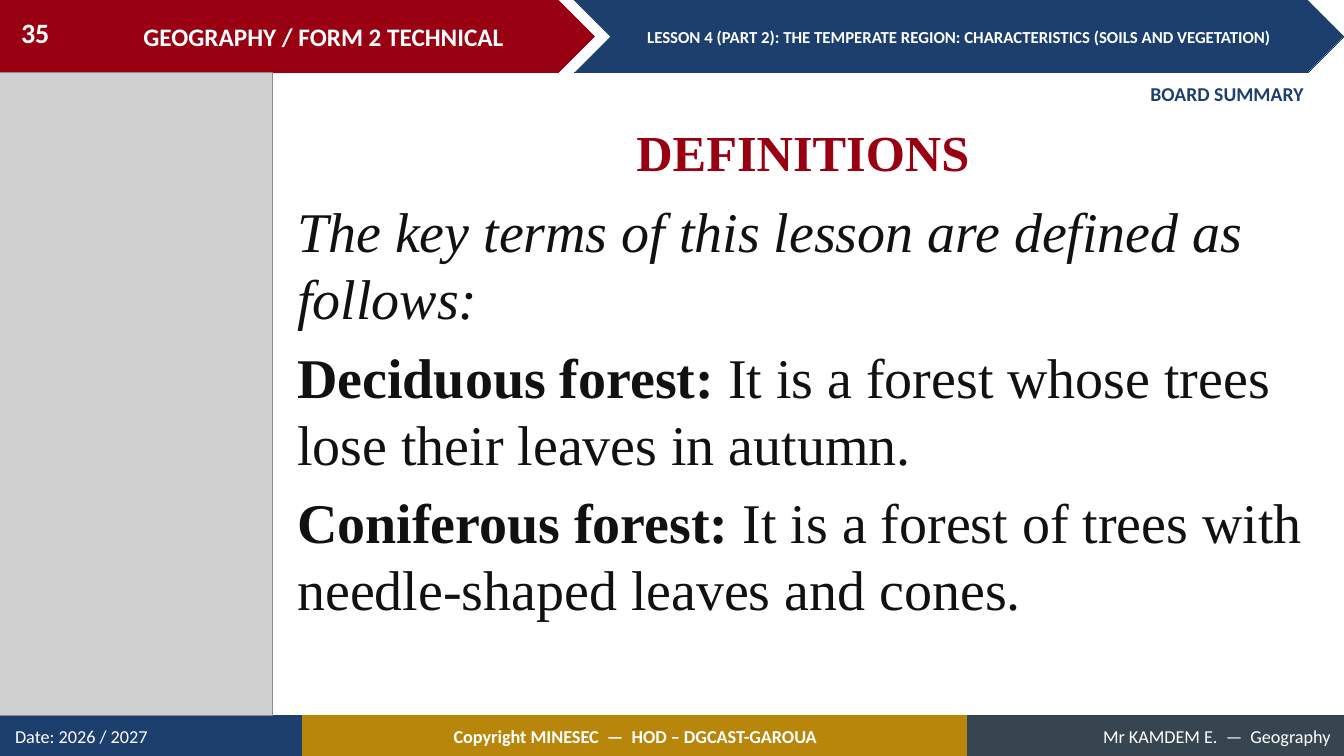
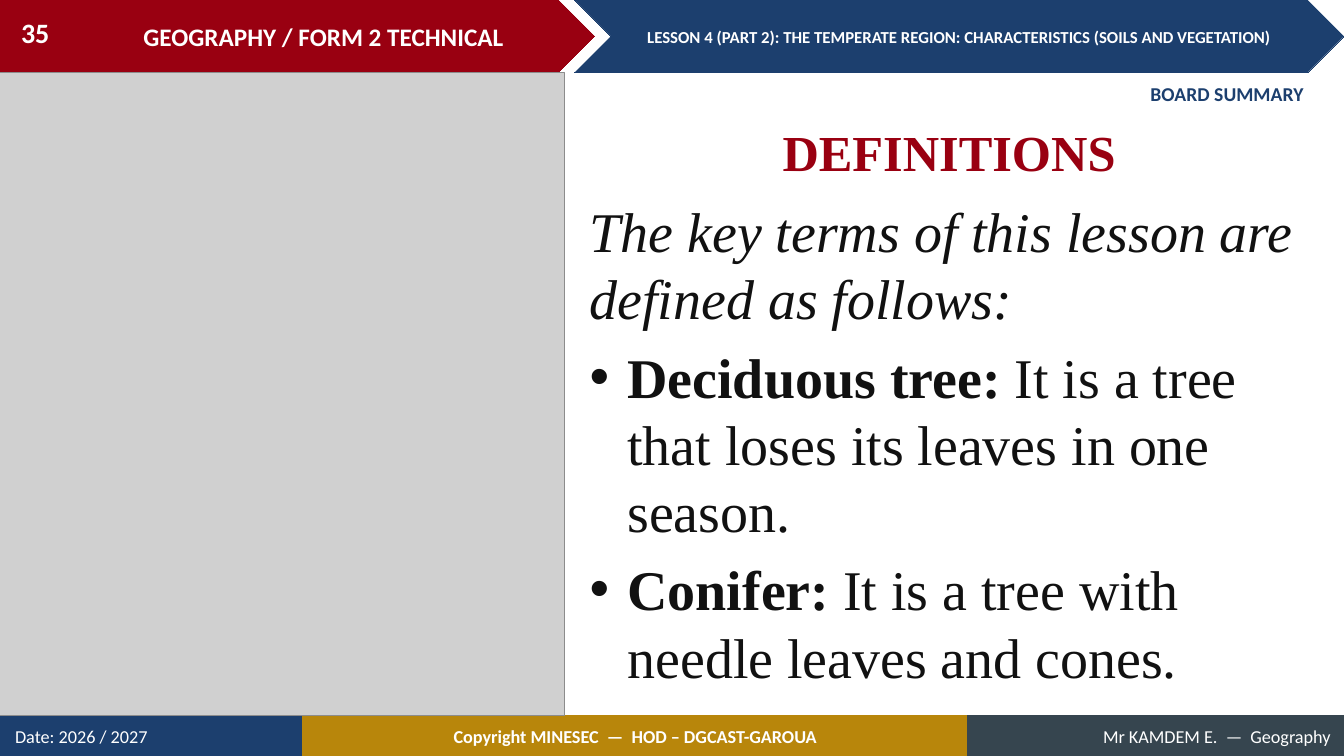
Before and after one commit to Berthautk/linea-github, a slide deck: slide 35 of lecons/F2T/17_S11_L4_P2_Temperate_Soils_Vegetation.pptx. Drawn at 1344x756 pixels with LibreOffice and Linux fonts; fonts in the diff are those of the drawing; grey boxes stand for pictures. Boxes give left, top, right and bottom in pixels: in the first picture for what was removed or moved away, otherwise in the second. Text is boxed around its words. In the diff, an @@ line names an element or a change of style, - is before the commit and + after.

```diff
--- a/lecons/F2T/17_S11_L4_P2_Temperate_Soils_Vegetation.pptx
+++ b/lecons/F2T/17_S11_L4_P2_Temperate_Soils_Vegetation.pptx
@@ picture: place and size @@
-picture at (0, 73, 272, 716)
+picture at (0, 73, 565, 716)
@@ text "DEFINITIONS": place and size @@
-text "DEFINITIONS" at (636, 137, 969, 172)
+text "DEFINITIONS" at (783, 137, 1116, 172)
@@ text "The key terms of this ...": place and size @@
-text "The key terms of this ..." at (297, 212, 1301, 621)
+text "The key terms of this ..." at (590, 213, 1292, 679)
@@ text at (627, 359, 1237, 679): text changed @@
-Deciduous forest: It is a forest whose trees lose their leaves in autumn.
-Coniferous forest: It is a forest of trees with needle-shaped leaves and cones.
+• Deciduous tree: It is a tree that loses its leaves in one season.
+• Conifer: It is a tree with needle leaves and cones.
```
Also in this commit, not shown: 21 other slides changed, 3 slides added, 36 other files.
